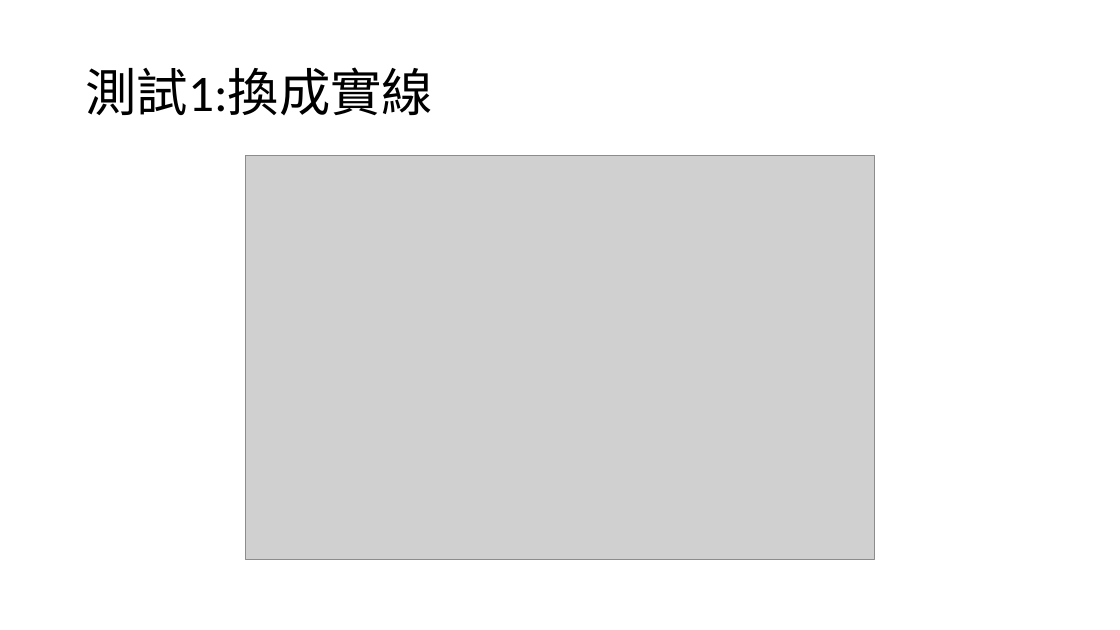
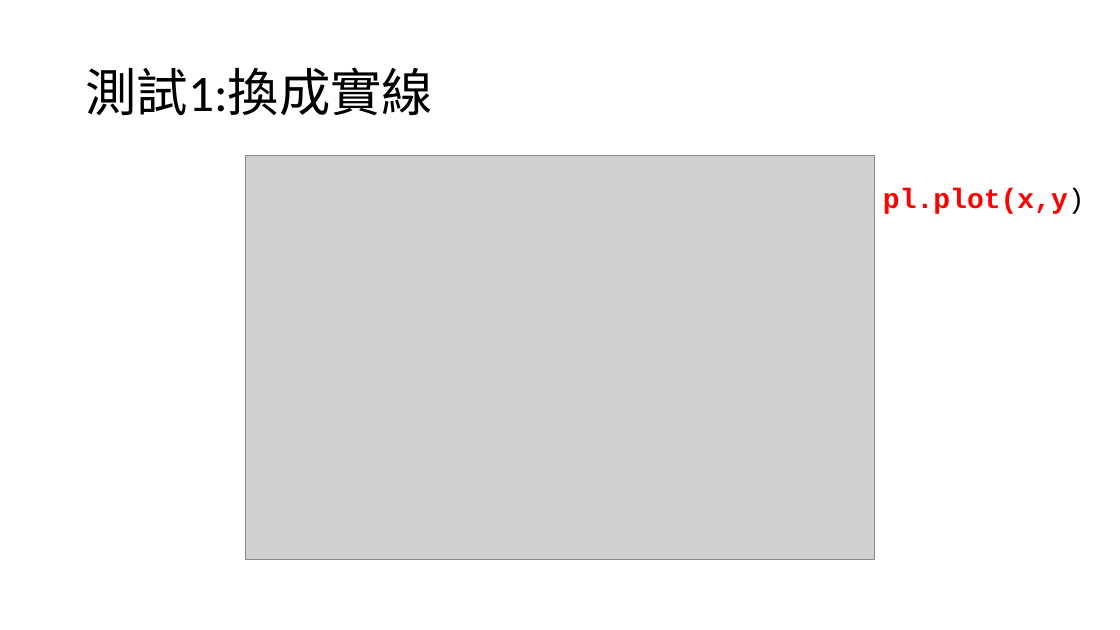
Before and after one commit to jon890613/Matplotlib, a slide deck: slide 18 of 簡報2.pptx (slide 19 before the commit). Drawn at 1120x630 pixels with LibreOffice and Linux fonts; fonts in the diff are those of the drawing; grey boxes stand for pictures. Boxes give left, top, right and bottom in pixels: in the first picture for what was removed or moved away, otherwise in the second. Text is boxed around its words. In the diff, an @@ line names an element or a change of style, - is before the commit and + after.

```diff
--- a/簡報2.pptx
+++ b/簡報2.pptx
@@ text added at bbox=[883, 188, 1085, 214], 24 pt, text #FF0000, bold @@
+pl.plot(x,y)
```
Also in this commit, not shown: 2 slides added, 1 slide removed.
